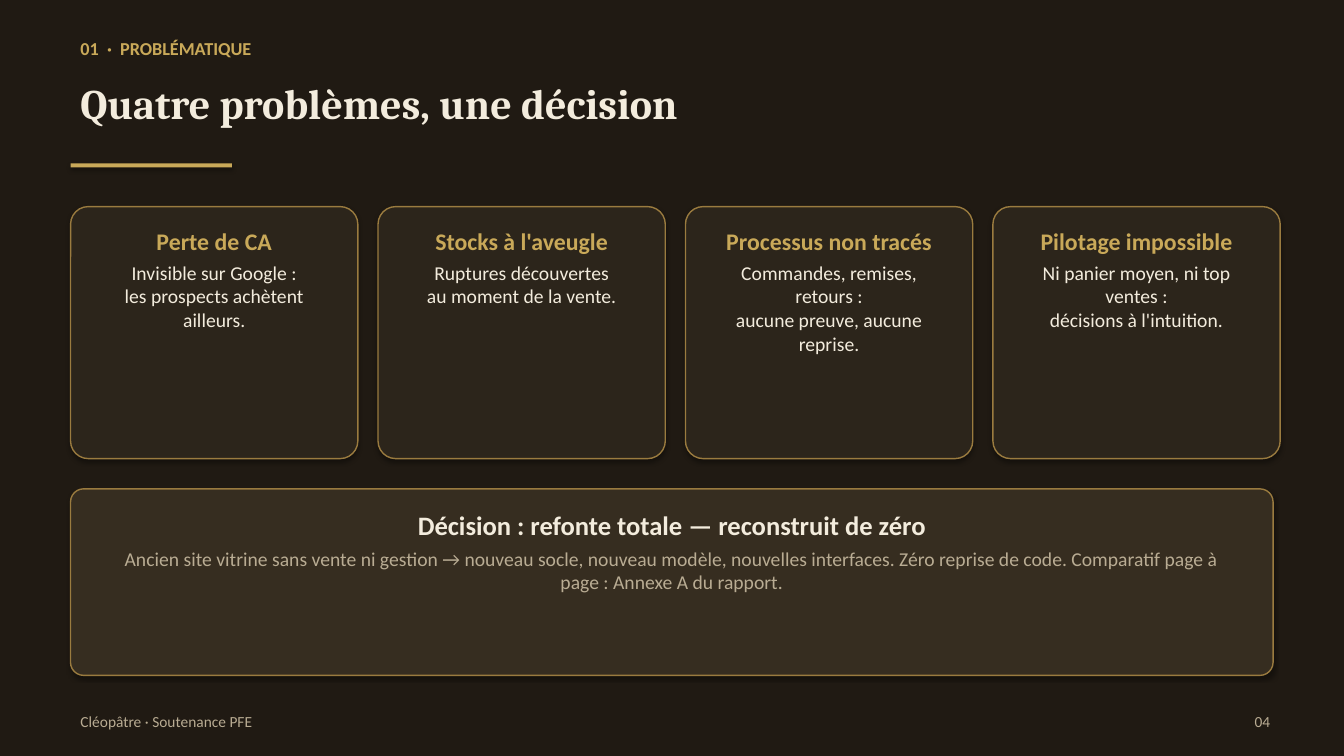
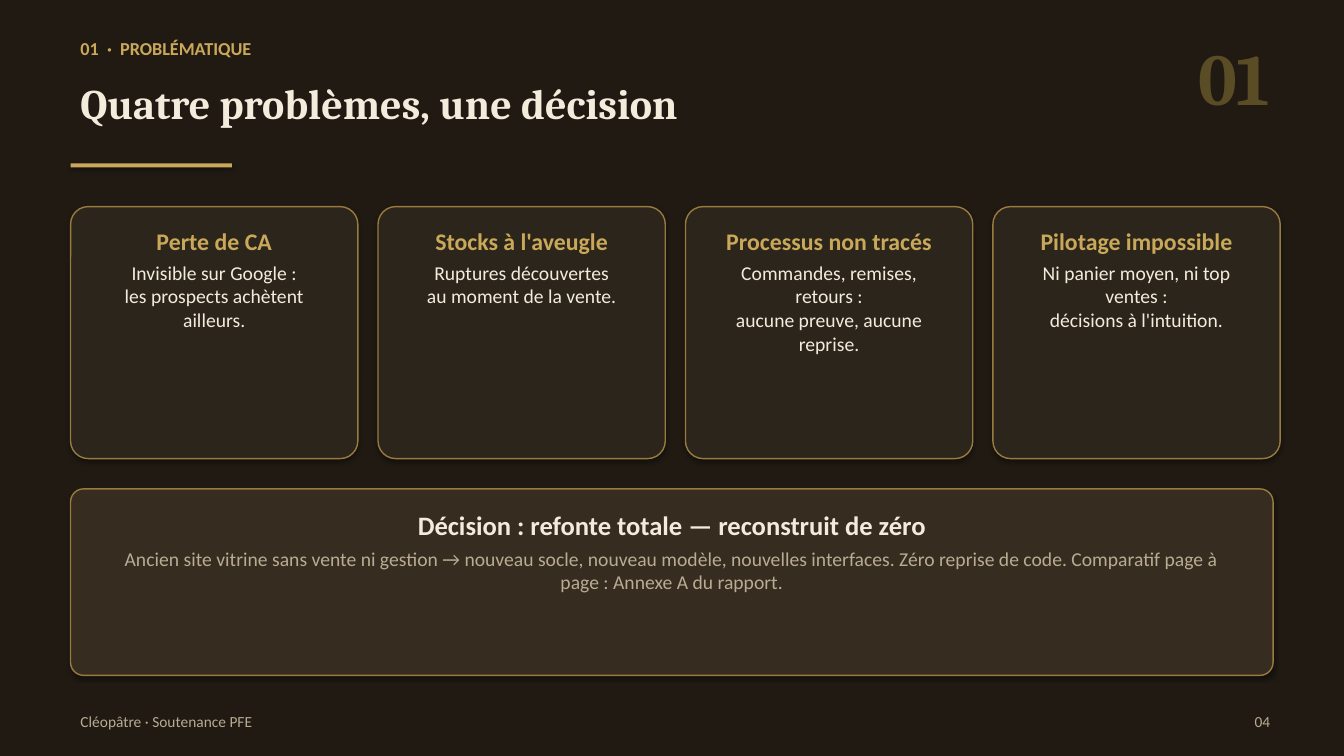
Before and after one commit to Nsm77/cleo-final, a slide deck: slide 4 of soutenance/Soutenance_PFE_Cleopatre.pptx. Drawn at 1344x756 pixels with LibreOffice and Linux fonts; fonts in the diff are those of the drawing. Boxes give left, top, right and bottom in pixels: in the first picture for what was removed or moved away, otherwise in the second. Text is boxed around its words. In the diff, an @@ line names an element or a change of style, - is before the commit and + after.

```diff
--- a/soutenance/Soutenance_PFE_Cleopatre.pptx
+++ b/soutenance/Soutenance_PFE_Cleopatre.pptx
@@ text added at <box>1198,56,1270,105</box>, 52 pt, text #5A4C24, bold @@
+01
```
Also in this commit, not shown: 17 other slides changed, 5 slides added, 4 other files.
